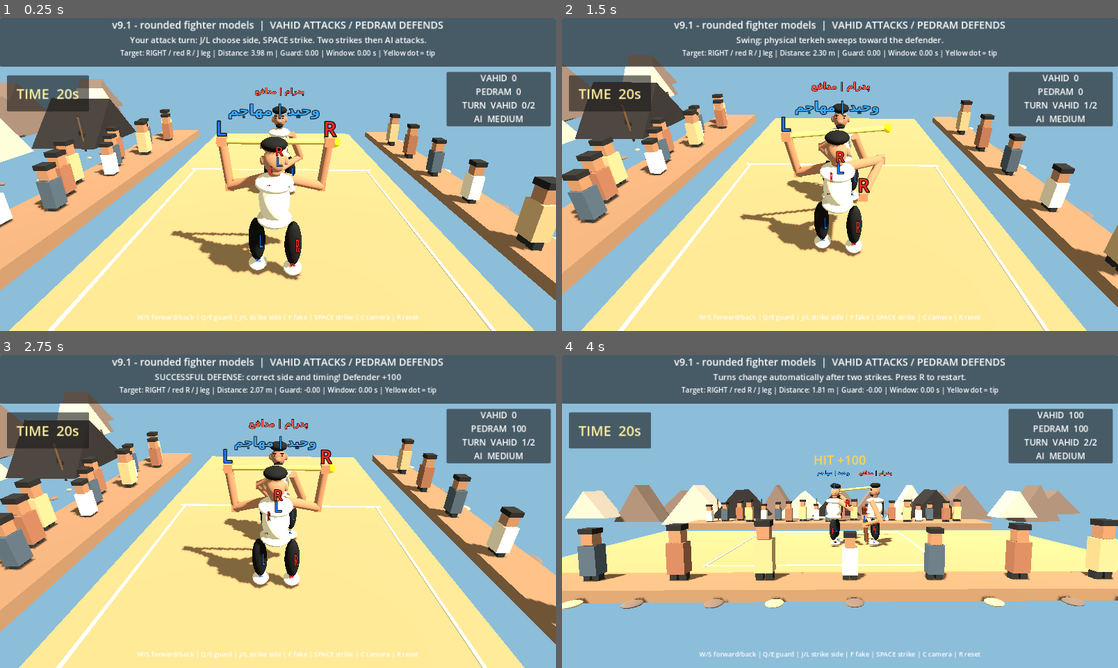
Above: before the commit, frames 1-4 (two rows, left to right).
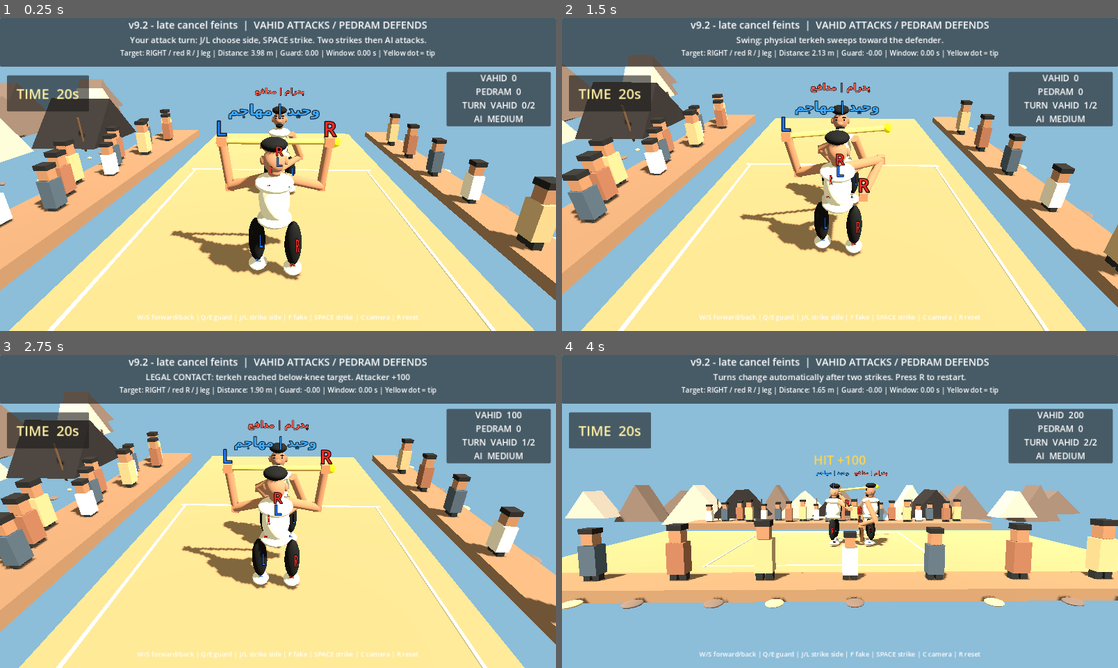
Above: after the commit, the same moments.

Repository: vahidainima-prog/tarke-darak-game
Game: Godot game, scene res://main.tscn
Same seed, same stepped clock (60 frames per second), same inputs: the game is played once before the commit and once after it.
Inputs:
- Up to frame 1 (0.25 s): no input
- Up to frame 2 (1.5 s): tap Enter at 0.5 s; hold W 0.53-1.28 s; tap F at 0.6 s; tap Space at 0.77, 0.8, 1.07, 1.35 s; hold S from 1.28 s (still down)
- Up to frame 3 (2.75 s): tap Space at 1.52, 1.82, 2.3 s; tap F at 1.55, 2.1 s; release S at 2.03 s; hold W from 2.03 s (still down)
- Up to frame 4 (4 s): tap C at 2.85 s; tap Space at 3.02, 3.32, 3.77, 3.8 s; tap F at 3.05 s; release W at 3.53 s; hold S from 3.53 s (still down); tap Tab at 3.6 s

The runs differ from the first frame. In frame 1, 1.0% of the frame differs, in the area x 20-80%, y 0-5%; in frame 2, 2.4%; in frame 3, 3.9%, in the area x 0-100%, y 0-87%; in frame 4, 2.1%.

Commit message:
v9.2: shared-path late-cancel feints and imperfect AI defensive bait

Diff:
--- a/tarke_darak_godot_v2/main.gd
+++ b/tarke_darak_godot_v2/main.gd
@@ -2,7 +2,7 @@
 
 # Godot 4.x — visual mechanics test. Side camera looks along -Z.
 # Feint depth: negative Z is BEHIND the attacker; positive Z is IN FRONT.
-const BUILD_LABEL := "v9.1 - rounded fighter models"
+const BUILD_LABEL := "v9.2 - late cancel feints"
 const DEF_X := 1.55
 const STRIKES_PER_TURN := 2
 const STRIKE_TIME_LIMIT := 20.0
@@ -50,7 +50,11 @@
 var guard_window := 0.0
 var guard_cooldown := 0.0
 var guard_side := 0
+const FEINT_DURATION := 0.64
+const FEINT_PEAK := 0.73
 var fake_timer := 0.0
+var feint_guard_bait := false
+var ai_guard_exposed := 0.0
 var fake_cooldown := 0.0
 var score_hit := 0
 var score_block := 0
@@ -580,9 +584,9 @@
 					say("L: RIGHT-hand drive -> defender LEFT / blue L leg.")
 			KEY_F:
 				if not defending and swap_time <= 0.0 and not pending_turn_change and swing < 0.0 and recovery < 0.0 and fake_cooldown <= 0.0:
-					fake_timer = 0.48
+					fake_timer = FEINT_DURATION
+					feint_guard_bait = false
 					fake_cooldown = 1.10
-					say("FEINT! A fake windup with no hit. Follow with SPACE.")
 			KEY_Q, KEY_E:
 				if defending and swap_time <= 0.0 and guard_cooldown <= 0.0:
 					guard_side = 1 if event.keycode == KEY_Q else -1
@@ -699,7 +703,7 @@
 		pending_turn_change = true
 	if not defending:
 		# AI reads the windup with imperfect accuracy and variable reaction.
-		ai_guard_delay = randf_range(0.18, 0.40) if randf() < ai_guard_chance else -1.0
+		ai_guard_delay = randf_range(0.18, 0.40) if ai_guard_exposed <= 0.0 and randf() < ai_guard_chance else -1.0
 		ai_guard_side = -strike_side if randf() < 0.82 else strike_side
 		guard_window = 0.0
 		guard_cooldown = 0.0
@@ -825,8 +829,8 @@
 	defender.position.x = defender_x
 	var pose := 0.0
 	if fake_timer > 0.0 and swing < 0.0:
-		var fake_phase := 1.0 - fake_timer / 0.48
-		pose = 0.31 * sin(fake_phase * PI)
+		var fake_phase := 1.0 - fake_timer / FEINT_DURATION
+		pose = FEINT_PEAK * smoothstep(0.0, 0.62, fake_phase) if fake_phase < 0.62 else FEINT_PEAK * (1.0 - smoothstep(0.62, 1.0, fake_phase))
 	if swing >= 0.0:
 		pose = swing
 	elif recovery >= 0.0:
@@ -975,6 +979,18 @@
 			puff.scale = Vector3.ONE * (1.0 + progress * 1.4)
 	var previous_guard := guard_ends()
 	fake_timer = maxf(0.0, fake_timer - delta)
+	ai_guard_exposed = maxf(0.0, ai_guard_exposed - delta)
+	if fake_timer > 0.0 and not defending and not feint_guard_bait:
+		if 1.0 - fake_timer / FEINT_DURATION >= 0.28:
+			feint_guard_bait = true
+			if randf() < 0.55:
+				guard_side = -strike_side
+				guard_target = float(guard_side)
+				guard_window = 0.26
+				guard_cooldown = 0.80
+				ai_guard_exposed = 0.85
+	if fake_timer <= 0.0:
+		feint_guard_bait = false
 	fake_cooldown = maxf(0.0, fake_cooldown - delta)
 	impact_banner_time = maxf(0.0, impact_banner_time - delta)
 	if impact_banner != null:
@@ -1051,9 +1067,9 @@
 			if ai_attack_wait <= 0.0:
 				if not ai_fake_used and randf() < 0.30:
 					ai_fake_used = true
-					fake_timer = 0.48
+					strike_side = -1 if randi_range(0, 1) == 0 else 1
+					fake_timer = FEINT_DURATION
 					ai_attack_wait = 0.72
-					say("AI FEINT: watch for the real strike!")
 				else:
 					strike_side = -1 if randi_range(0, 1) == 0 else 1
 					ai_attack_wait = randf_range(1.0, 1.65)
